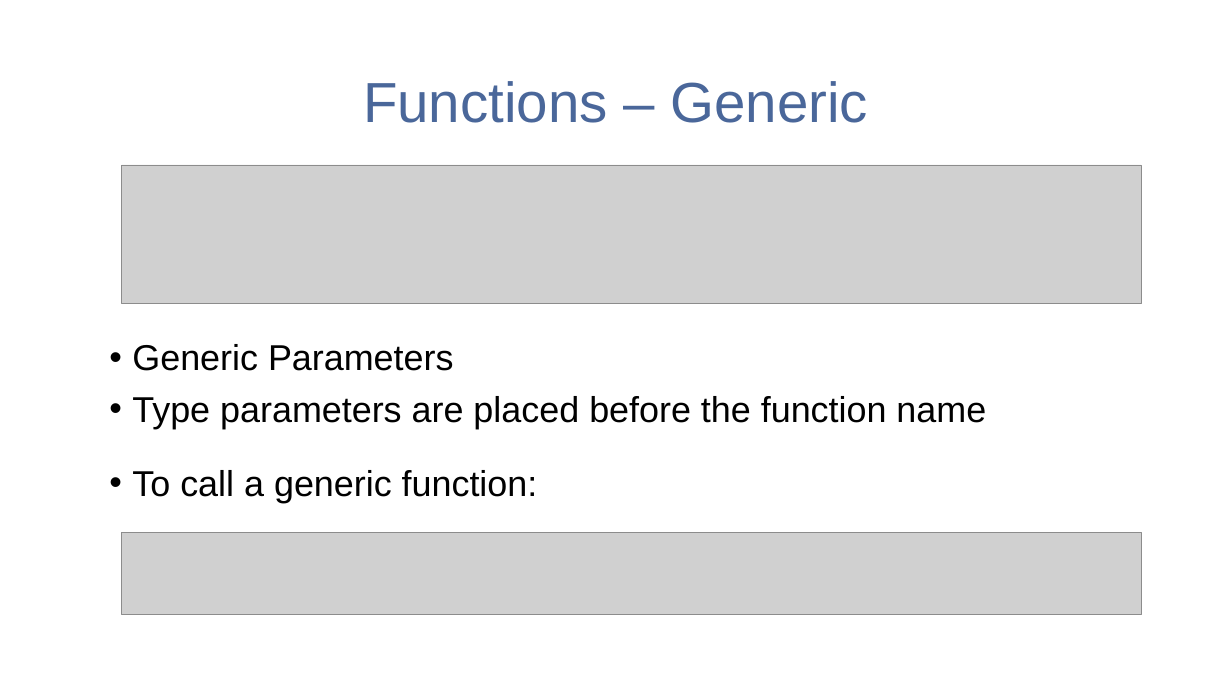
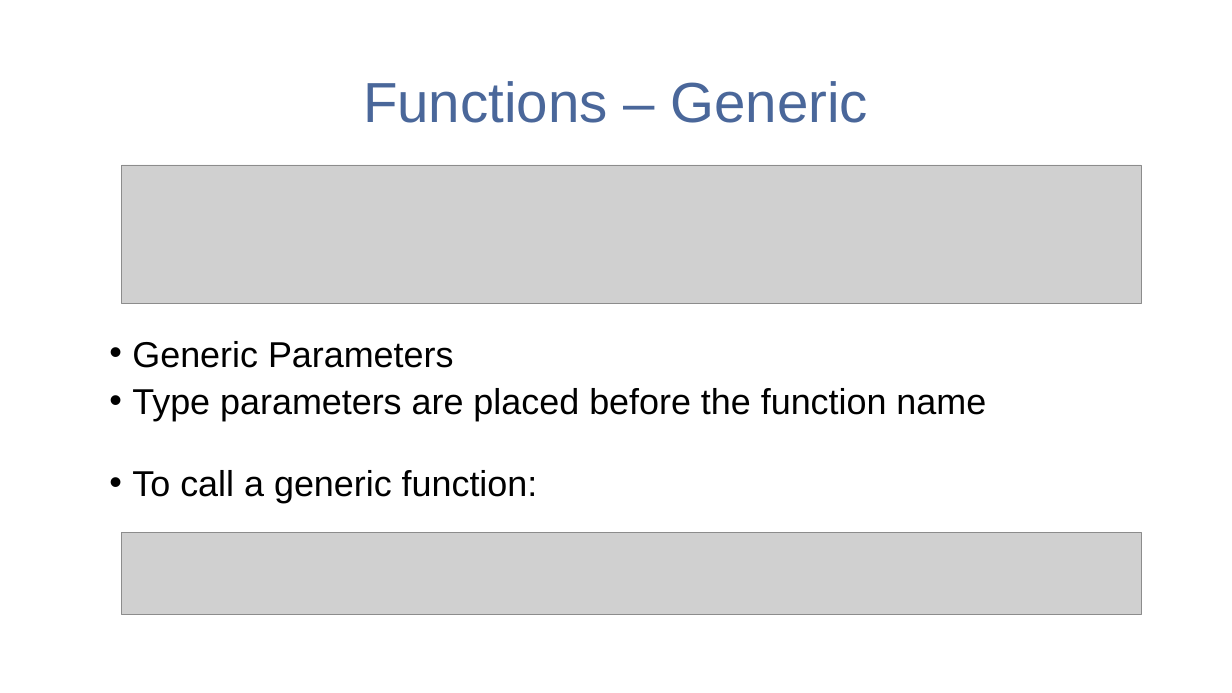
Before and after one commit to YoussefKeyrouz/Presentation-Kotlin, a slide deck: slide 11 of Presentation - Kotlin.pptx. Drawn at 1232x693 pixels with LibreOffice and Linux fonts; fonts in the diff are those of the drawing; grey boxes stand for pictures. Boxes give left, top, right and bottom in pixels: in the first picture for what was removed or moved away, otherwise in the second. Text is boxed around its words. In the diff, an @@ line names an element or a change of style, - is before the commit and + after.

```diff
--- a/Presentation - Kotlin.pptx
+++ b/Presentation - Kotlin.pptx
@@ text "Generic Parameters" at (132, 341, 986, 421): line spacing 0.9 to 0.8 @@
```
Also in this commit, not shown: 1 other slide changed, 2 slides added, 2 slides removed, 3 other files.
